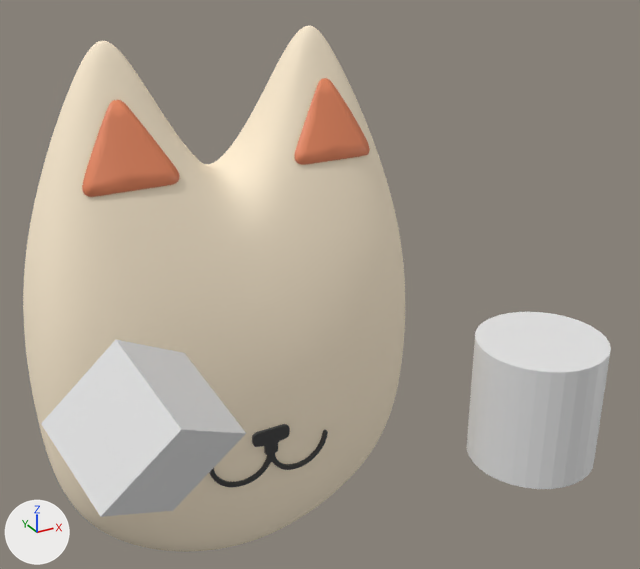
The glTF model public/scene/mascotRoom.glb as it was, and as the next commit left it.
One viewpoint serves both versions: a 50 mm lens placed at (-2.72, -6.66, 6.35), pointed at (0.42, -0.94, 3.5). The lights are fixed; the arrows at lower left show +X, +Y and +Z. Where no turn or scale is listed for an object, it has been applied to the vertices.

Objects in the first picture: 'Body', 'Cube.1016', 'Cylinder.1618', 'Ears', 'Mouth Closed'.
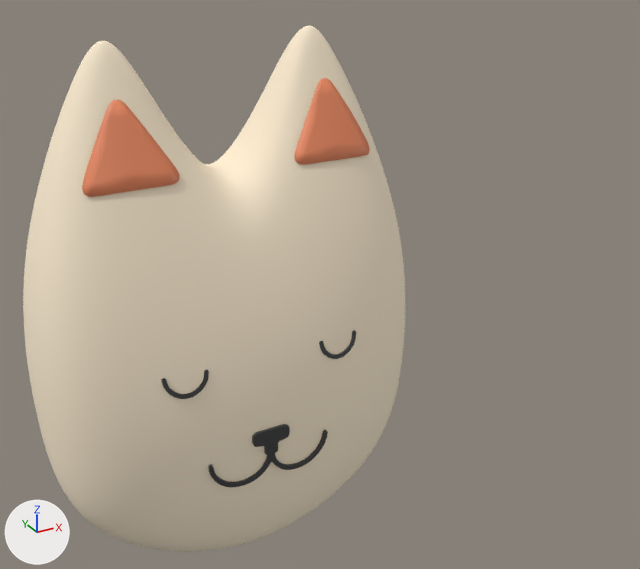
Location of each change, [x1, y1, x2, y2] in pixels of the pictures (640 x 569 px):
'Cube.1016', deleted: before [41, 340, 246, 517]
'Cylinder.1618', deleted: before [466, 312, 611, 489]
'Plane.590', added (black): after [162, 330, 356, 399]

The edits, one by one:
Mesh me_plane_590 is new.
It has 1300 vertices, 2592 faces and spans x -0.88..0.88, y -0.2..-0.13, z -0.09..0.12.
It uses material mat_mascot_black (black #3d3d3d).
Object 'Cylinder.1618' (ob_cylinder_1618) is deleted.
Object 'Cube.1016' (ob_cube_1016) is deleted.
Object 'Plane.590' (ob_plane_590) is new; it shows me_plane_590.
Its location is (0.0, -0.602, 2.776).
